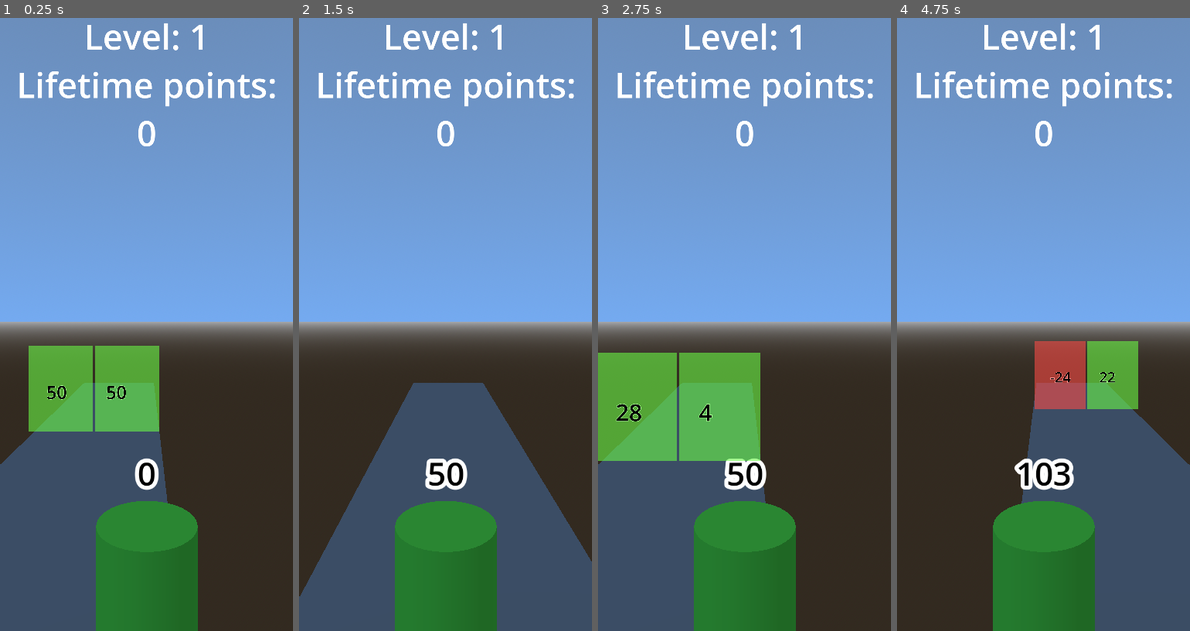
Above: before the commit, frames 1-4 (left to right).
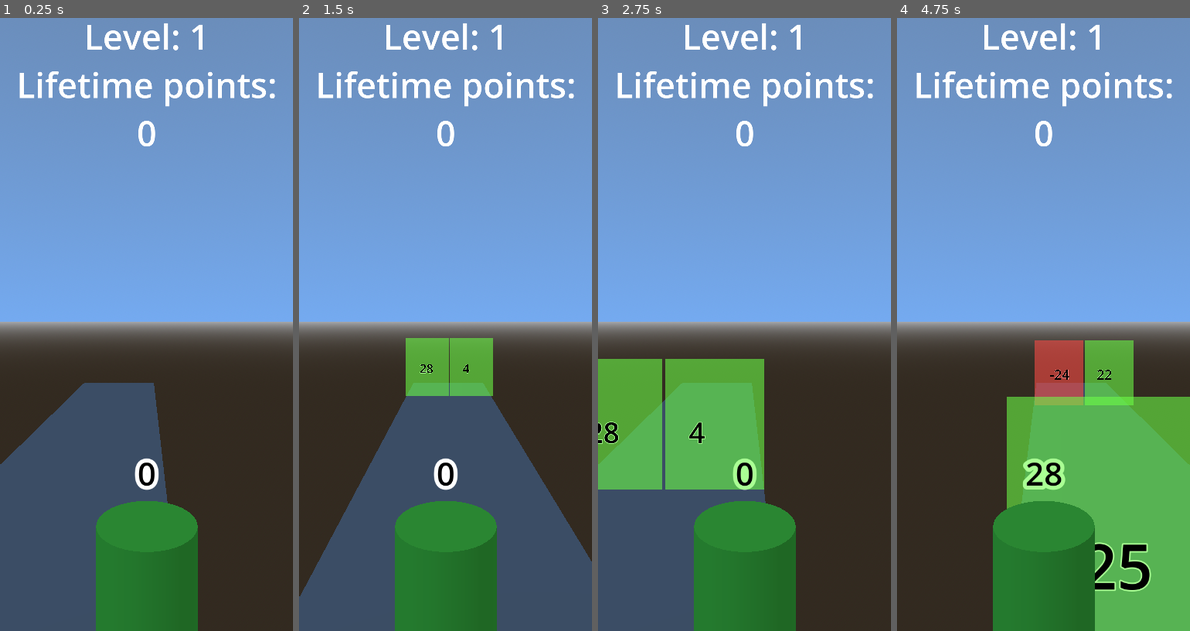
Above: after the commit, the same moments.

Repository: Th3F4ult/3dMathRunningGame-Godot
Game: Godot game, scene res://MAIN.tscn
Same seed, same stepped clock (60 frames per second), same inputs: the game is played once before the commit and once after it.
Inputs (mouse positions are in pixels of both pictures, inside the frame that each line leads up to):
- Up to frame 1 (0.25 s): no input
- Up to frame 2 (1.5 s): move the mouse to (509, 293) at 0.52 s; click (509, 293) at 0.67 s; move the mouse to (386, 355) at 1.27 s; click (386, 355) at 1.42 s
- Up to frame 3 (2.75 s): move the mouse to (773, 183) at 2.02 s; click (773, 183) at 2.17 s
- Up to frame 4 (4.75 s): move the mouse to (1028, 447) at 2.77 s; click (1028, 447) at 2.92 s; move the mouse to (1131, 416) at 3.52 s; click (1131, 416) at 3.67 s; move the mouse to (955, 226) at 4.27 s; click (955, 226) at 4.42 s

The runs differ from the first frame. In frame 1, 6.1% of the frame differs, in the area x 9-55%, y 53-68%; in frame 2, 3.3%; in frame 3, 4.2%; in frame 4, 18%, in the area x 37-100%, y 52-100%.
Error after the commit: Stack overflow. Check for infinite recursion in your script. (res://MAIN.tscn::GDScript_t8s6e:4)

Commit message:
Starting panels now give you 50 levels + your current level (Game level), change some names to make them more readable.

Diff:
--- a/MAIN.tscn
+++ b/MAIN.tscn
@@ -1,7 +1,22 @@
 [gd_scene load_steps=19 format=3 uid="uid://1x65yh6si4u6"]
 
 [ext_resource type="Texture2D" uid="uid://dmdx4xxt4015d" path="res://good.png" id="1_0phwb"]
-[ext_resource type="PackedScene" uid="uid://cucnh8qh6tglg" path="res://OBSTACLE.tscn" id="1_746xx"]
+
+[sub_resource type="GDScript" id="GDScript_t8s6e"]
+script/source = "extends Node3D
+var level = FileAccess.file_exists(\"user://save\")
+var panels = preload(\"res://OBSTACLE.tscn\").instantiate()
+func _ready():
+	if level:
+		level = FileAccess.open(\"user://save\", FileAccess.READ).get_64()
+		panels.position.z = 11
+		panels.forcevalue1 = 50 + level
+		panels.forcevalue2 = 50 + level;
+		add_child(panels)
+	else:
+		FileAccess.open(\"user://save\", FileAccess.WRITE).store_64(1)
+		_ready()
+"
 
 [sub_resource type="BoxShape3D" id="BoxShape3D_csv4y"]
 size = Vector3(5, 0.1, 50)
@@ -52,8 +67,8 @@
 		move_and_slide() # Idk, this comes with CharacterBody2D and 3D lol
 	else:
 		velocity = Vector3i(0,0,0) # If we're dead... Stop!
-	$\"../StaticBody3D\".position.z = position.z # This is dirty, very dirty, we have \"Walls\" to not fall over the borders, AND the platform itself. It moves.
-	$\"../StaticBody3D2\".position.z = position.z
+	$\"../Ground\".position.z = position.z # This is dirty, very dirty, we have \"Walls\" to not fall over the borders, AND the platform itself. It moves.
+	$\"../Walls\".position.z = position.z
 	if level <= -1 and cancontrol: # If we are playing, and our level reaches -1 or lower...
 		cancontrol = false # Die, then ...
 		$\"../AnimationPlayer\".play(\"Game_OVER\") # ... Do the little animation...
@@ -80,7 +95,7 @@
 	# The smaller (-20, -30, -40) the further away it will be.
 	# Also, you can uncomment the fourth line to add \"forced\" numbers to the panels.
 	if body.is_in_group(\"player\"): # We check if the body is actually the player
-		$\"../Area3D2\".position.z -= 15 # We move ourselves 15 units to the front.
+		$\"../SpawnBar\".position.z -= 15 # We move ourselves 15 units to the front.
 		var instance = preload(\"res://OBSTACLE.tscn\").instantiate() # Create a new \"OBSTACLE.tscn\"
 		#instance.forcevalue1 = 10; instance.forcevalue2 = -10 # This right here makes it so the panels will ALWAYS have 10 and -10
 		instance.position.z = position.z -15+(velocity.z/2) # Push the obstacle 15 plus our current velocity z divided by 2 units in front. At lowest this spawns 15+7 units in the front, at max it does 15+20 in the front.
@@ -185,14 +200,15 @@
 font_size = 128
 
 [node name="Node3D" type="Node3D"]
-
-[node name="StaticBody3D" type="StaticBody3D" parent="."]
+script = SubResource("GDScript_t8s6e")
+
+[node name="Ground" type="StaticBody3D" parent="."]
 transform = Transform3D(1, 0, 0, 0, 1, 0, 0, 0, 1, 0, -0.439573, 0)
 
-[node name="CollisionShape3D" type="CollisionShape3D" parent="StaticBody3D"]
+[node name="Grn_col" type="CollisionShape3D" parent="Ground"]
 shape = SubResource("BoxShape3D_csv4y")
 
-[node name="MeshInstance3D" type="MeshInstance3D" parent="StaticBody3D"]
+[node name="Grn_text" type="MeshInstance3D" parent="Ground"]
 mesh = SubResource("BoxMesh_lnqkj")
 skeleton = NodePath("../..")
 
@@ -231,10 +247,10 @@
 [node name="WorldEnvironment" type="WorldEnvironment" parent="."]
 environment = SubResource("Environment_2vttv")
 
-[node name="Area3D2" type="Area3D" parent="."]
-transform = Transform3D(1, 0, 0, 0, 1, 0, 0, 0, 1, 0, 1.13064, 9.98176)
-
-[node name="CollisionShape3D" type="CollisionShape3D" parent="Area3D2"]
+[node name="SpawnBar" type="Area3D" parent="."]
+transform = Transform3D(1, 0, 0, 0, 1, 0, 0, 0, 1, 0, 0, 13)
+
+[node name="PlayerDetectShape3D" type="CollisionShape3D" parent="SpawnBar"]
 transform = Transform3D(1, 0, 0, 0, 1, 0, 0, 0, 1, -0.274902, 0.0158691, 0)
 shape = SubResource("BoxShape3D_ayddq")
 
@@ -243,19 +259,14 @@
 "": SubResource("AnimationLibrary_teqm2")
 }
 
-[node name="Node3D" parent="." instance=ExtResource("1_746xx")]
-transform = Transform3D(1, 0, 0, 0, 1, 0, 0, 0, 1, 0, 0, 11.4609)
-forcevalue1 = 50
-forcevalue2 = 50
-
-[node name="StaticBody3D2" type="StaticBody3D" parent="."]
+[node name="Walls" type="StaticBody3D" parent="."]
 transform = Transform3D(1, 0, 0, 0, 1, 0, 0, 0, 1, 3, 0, 20)
 
-[node name="CollisionShape3D" type="CollisionShape3D" parent="StaticBody3D2"]
+[node name="Wall_Right" type="CollisionShape3D" parent="Walls"]
 transform = Transform3D(1, 0, 0, 0, 1, 0, 0, 0, 1, -0.108398, 0, 2.88135)
 shape = SubResource("BoxShape3D_mbagj")
 
-[node name="CollisionShape3D2" type="CollisionShape3D" parent="StaticBody3D2"]
+[node name="Wall_Left" type="CollisionShape3D" parent="Walls"]
 transform = Transform3D(1, 0, 0, 0, 1, 0, 0, 0, 1, -5.85358, 0, 2.88135)
 shape = SubResource("BoxShape3D_mbagj")
 
@@ -269,4 +280,4 @@
 horizontal_alignment = 1
 autowrap_mode = 1
 
-[connection signal="body_exited" from="Area3D2" to="CharacterBody3D" method="_on_area_3d_2_body_exited"]
+[connection signal="body_exited" from="SpawnBar" to="CharacterBody3D" method="_on_area_3d_2_body_exited"]
